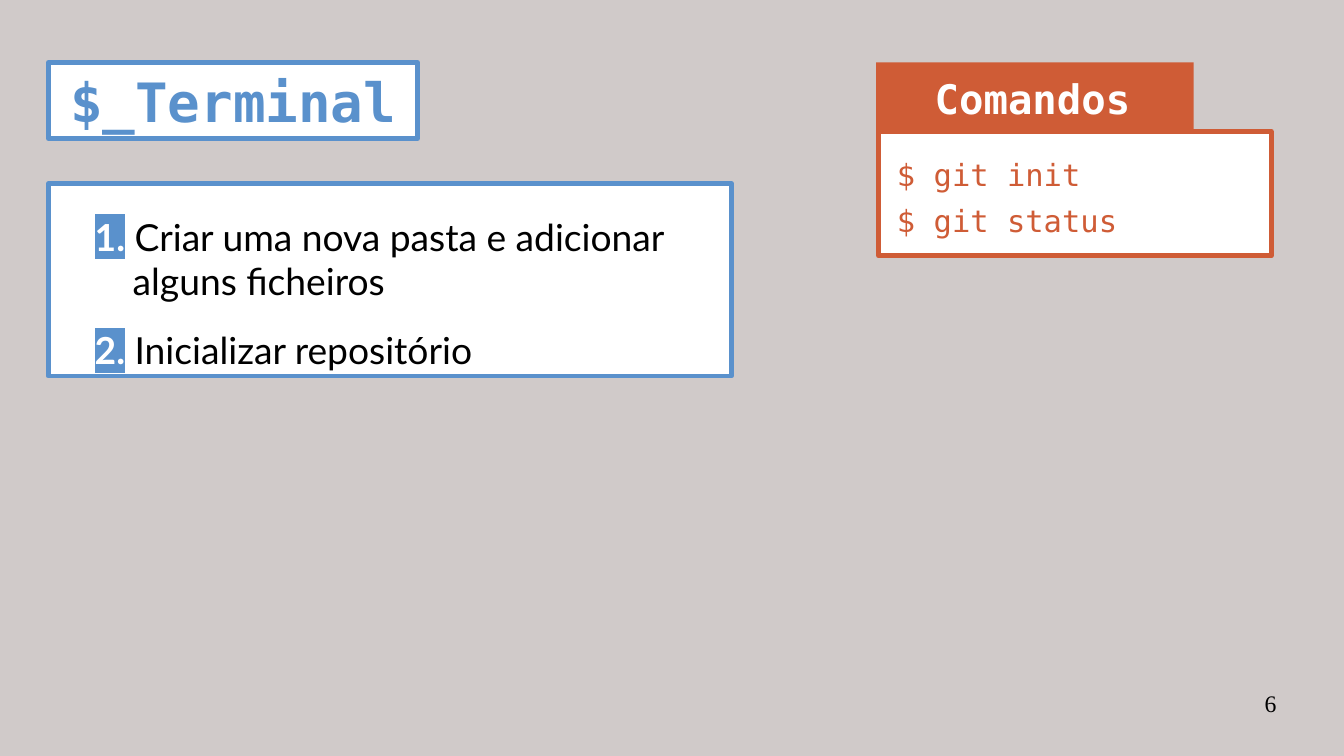
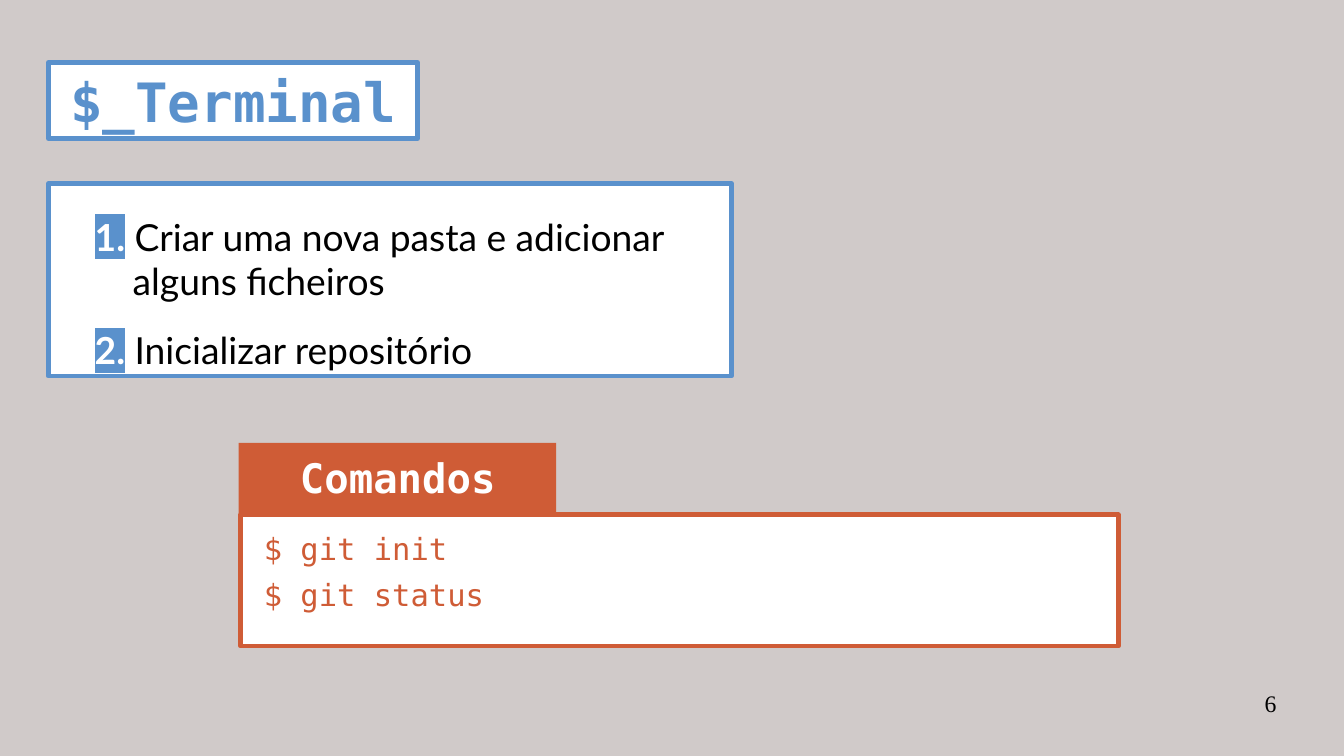
Before and after one commit to miguelpinho/git-lecture, a slide deck: slide 6 of lecture_pt.odp. Drawn at 1344x756 pixels with LibreOffice and Linux fonts; fonts in the diff are those of the drawing. Boxes give left, top, right and bottom in pixels: in the first picture for what was removed or moved away, otherwise in the second. Text is boxed around its words. In the diff, an @@ line names an element or a change of style, - is before the commit and + after.

```diff
--- a/lecture_pt.odp
+++ b/lecture_pt.odp
@@ rectangle removed at [879, 132, 1272, 256] @@
@@ text "Comandos": place and size @@
-text "Comandos" at [935, 83, 1131, 115]
+text "Comandos" at [300, 462, 496, 494]
@@ rectangle: place and size @@
-rectangle at [877, 62, 1194, 133]
+rectangle at [239, 443, 556, 513]
@@ rectangle added at [241, 515, 1120, 646], fill #FFFFFF, outline #CF5C36 2.89 pt @@
@@ text "$ git init": place and size @@
-text "$ git init" at [934, 163, 1117, 238]
+text "$ git init" at [300, 537, 484, 613]
```
Also in this commit, not shown: 8 other slides changed, 1 other file.
